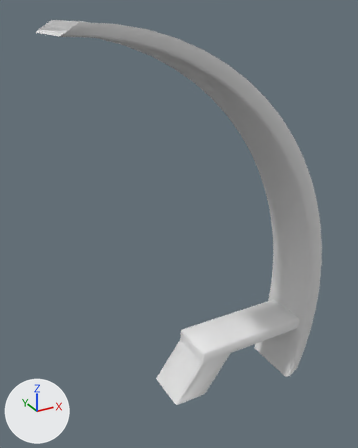
Two versions of the FBX model Assets/Bladerift/Subway/Structural/Models/Tunnel_Wall_Divider_01.fbx, one commit apart.
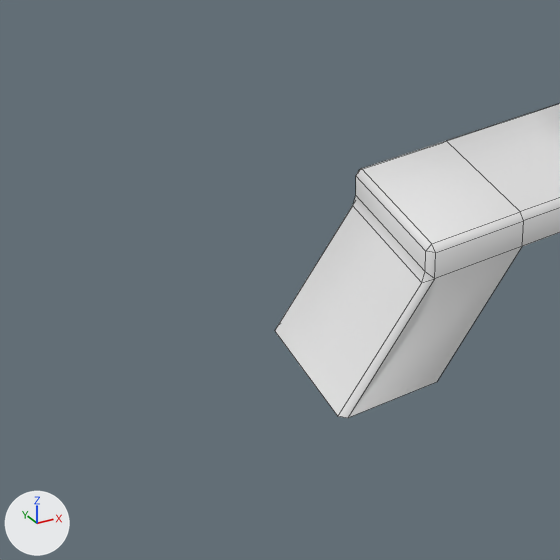
There are two pictures of each version: one whole from a 50 mm camera at (8.53, -4.83, 6.79) aimed at (12.44, 2.28, 3.24), one close up on the part from 20% to 68% of the width and 62% to 100% of the height. The lights are fixed; the arrows at lower left show +X, +Y and +Z. The first two pictures are the older version. The close-ups show mesh edges as thin lines.

The first close-up shows 'Tunnel_Wall_Divider_01'.
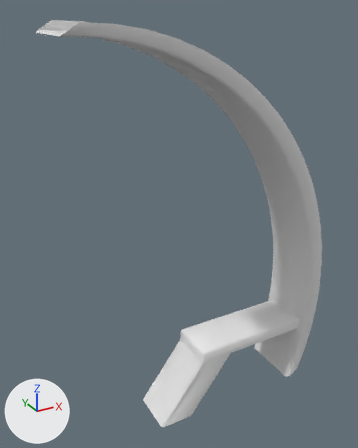
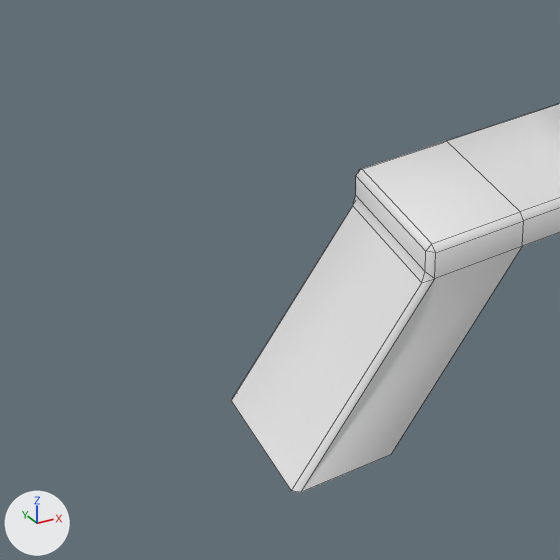
Boxes [x1, y1, x2, y2] around the edits, measured in the close-ups (560 x 560 px; the box of a moved part takes in the faces that stretch with it):
'Tunnel_Wall_Divider_01', reshaped
    before: [275, 103, 560, 418]
    after: [231, 103, 560, 492]
part 1 of me_cylinder_004, moved or reshaped
    before: [275, 264, 437, 418]
    after: [231, 264, 437, 492]

The change, as a diff of the scene's bpy script:
```diff
--- a/Assets/Bladerift/Subway/Structural/Models/Tunnel_Wall_Divider_01.fbx.py
+++ b/Assets/Bladerift/Subway/Structural/Models/Tunnel_Wall_Divider_01.fbx.py
@@ me_cylinder_004 @@
 # used by ob_tunnel_wall_divider_01; location = (13.517, 2.004, 3.206)
 # before: 130 (-0.9, 0.44, -3.34), 131 (-0.9, -0.46, -3.34) at pixel (436, 382), 152 (-1.54, 0.4, -3.34) at pixel (274, 330), 153 (-1.5, 0.44, -3.34) at pixel (278, 325), 154 (-1.5, -0.46, -3.34) at pixel (347, 418)
 # before: 155 (-1.54, -0.42, -3.34) at pixel (337, 416)
-me_cylinder_004.from_pydata(...)  # 156 vertices, 124 faces; spans x -3.18..1.67, y -0.61..0.61, z -3.67..3.41
+me_cylinder_004.from_pydata(...)  # 156 vertices, 124 faces; spans x -3.18..1.67, y -0.61..0.61, z -3.76..3.41
+# me_cylinder_004 part 1
+for i in [130, 131, *range(152, 156)]: me_cylinder_004.vertices[i].co += Vector((-0.31, 0.0, -0.42))
```
